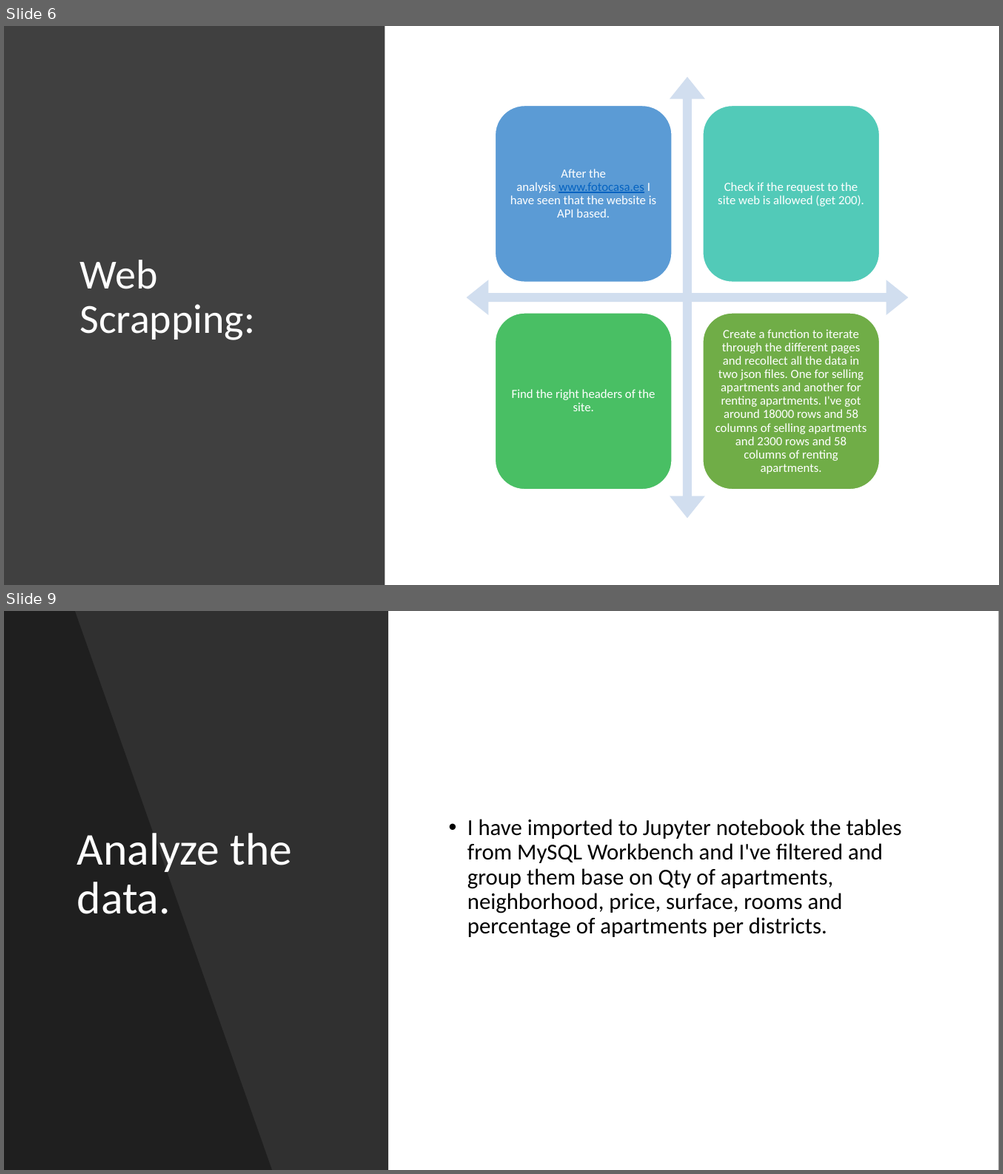
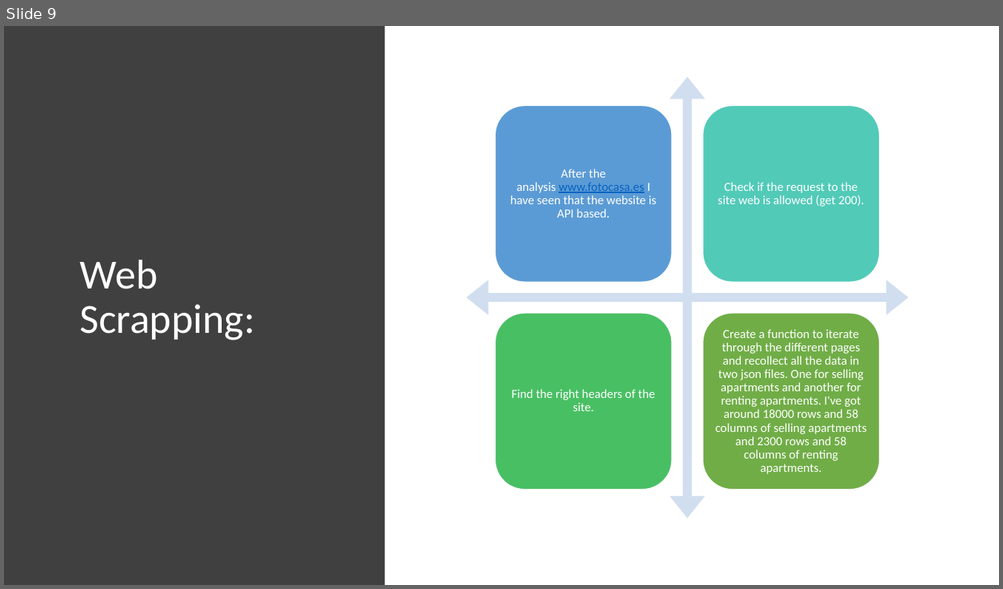
Before and after one commit to isra-st/NewPoPUpStore, a slide deck: New PopUpStore.pptx. Shown one above the other, each under a label of ours: slides 6 and 9 before the commit, slide 9 after it; the slides between them are not shown. The pictures are 1003x1174 and 1003x589 pixels, drawn with LibreOffice and Linux fonts; fonts in the diff are those of the drawing. Boxes give left, top, right and bottom in pixels: in the first picture for what was removed or moved away, otherwise in the second. Text is boxed around its words. In the diff, an @@ line names an element or a change of style, - is before the commit and + after.

```diff
--- a/New PopUpStore.pptx
+++ b/New PopUpStore.pptx
@@ slide 9 removed at [4, 611, 999, 1170], background #000000 @@
@@ rectangle removed at [4, 611, 999, 1170] @@
@@ rectangle removed at [4, 611, 388, 1170] @@
@@ freeform shape removed at [4, 611, 272, 1170] @@
@@ text removed at [467, 819, 902, 938] @@
-• I have imported to Jupyter notebook the tables from MySQL Workbench and I've filtered and group them base on Qty of apartments, neighborhood, price, surface, rooms and percentage of apartments per districts.
@@ title removed at [77, 833, 292, 914] @@
-Analyze the data.
@@ what was slide 6 is now slide 9 @@
```
Also in this commit, not shown: 4 slides changed, 1 slide added, 6 other slides removed.
